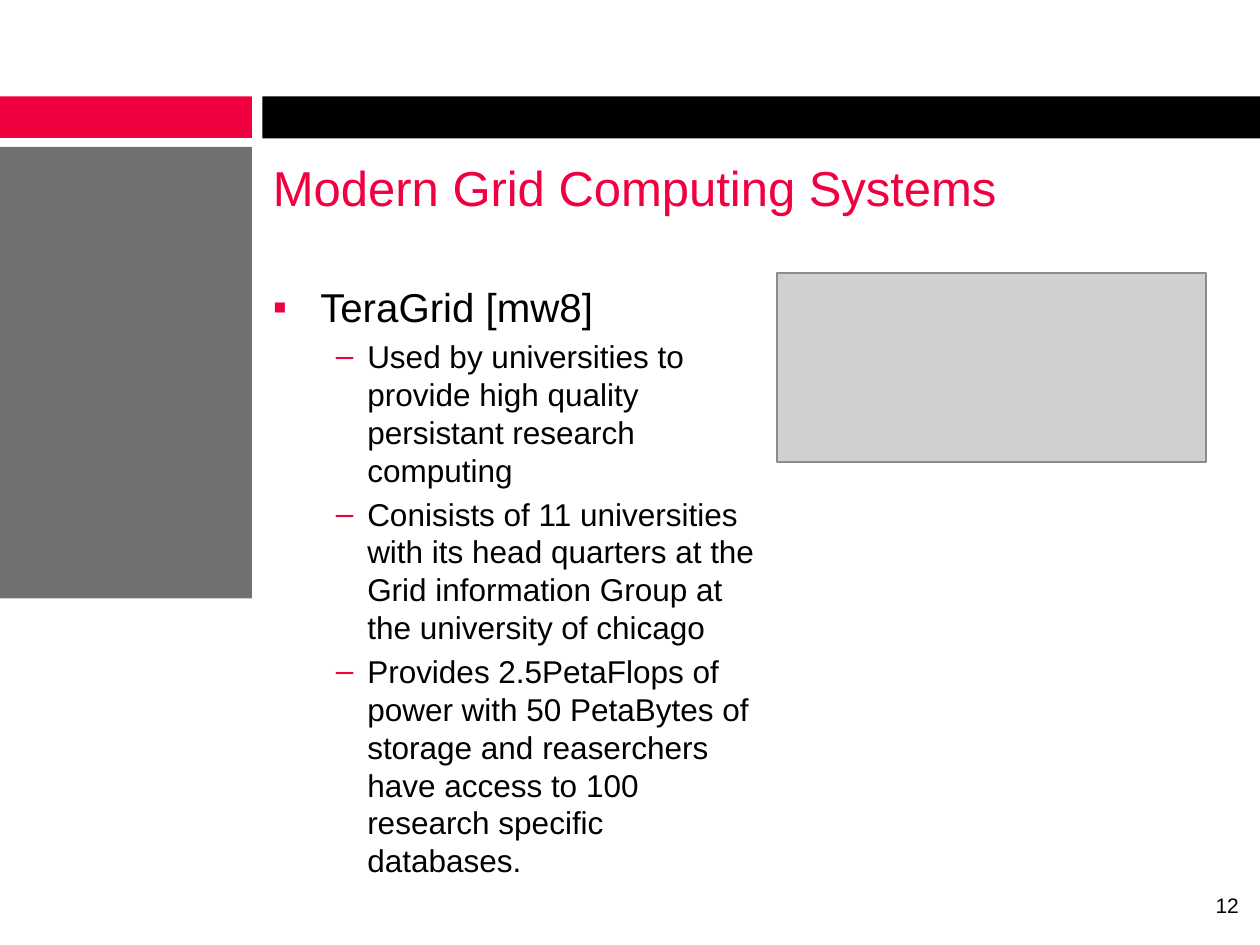
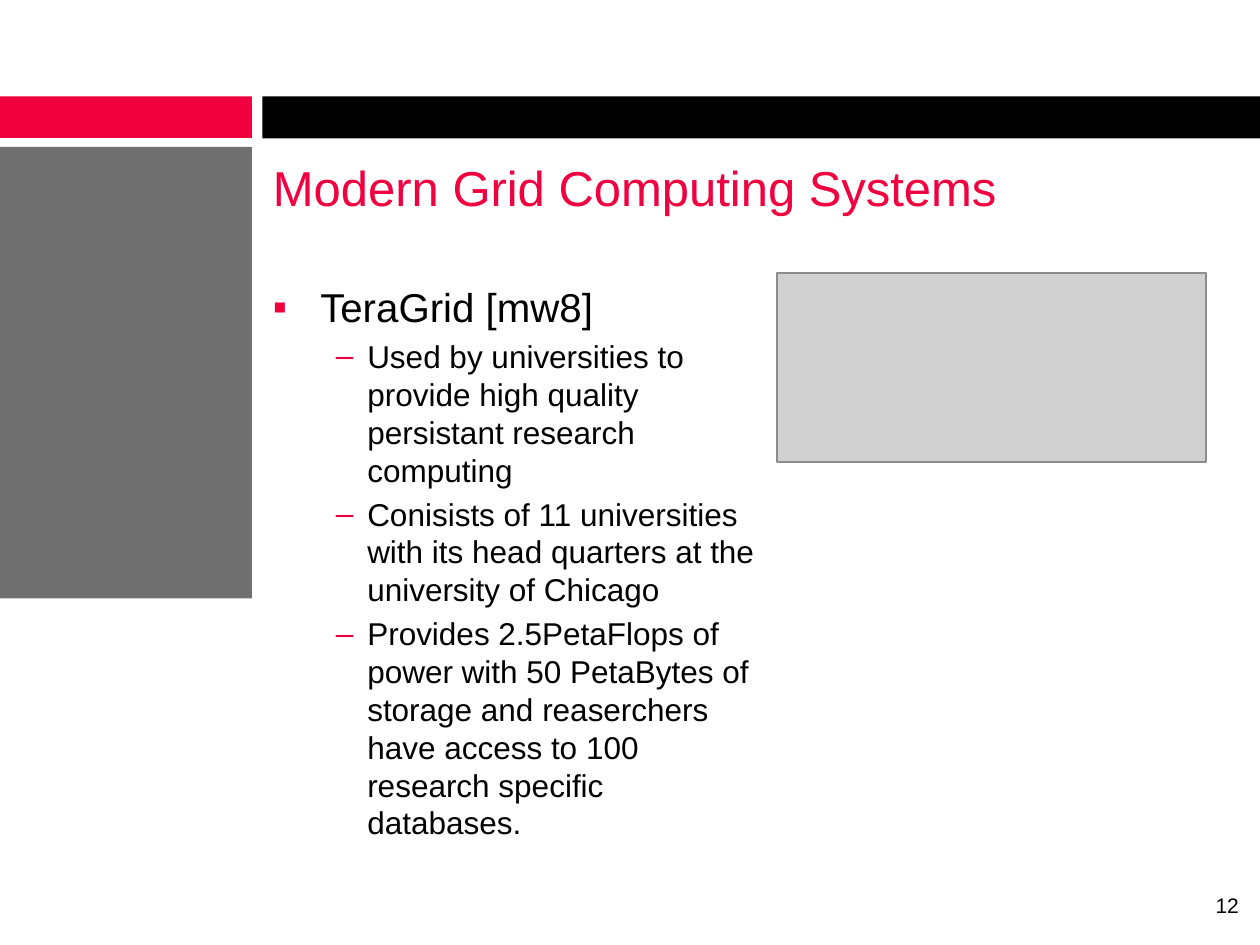
Before and after one commit to alexcraig/Sysc4806-Alarm-System, a slide deck: slide 12 of presentation_slides/Slides_MWright.pptx. Drawn at 1260x945 pixels with LibreOffice and Linux fonts; fonts in the diff are those of the drawing; grey boxes stand for pictures; background and template pictures are left out. Boxes give left, top, right and bottom in pixels: in the first picture for what was removed or moved away, otherwise in the second. Text is boxed around its words. In the diff, an @@ line names an element or a change of style, - is before the commit and + after.

```diff
--- a/presentation_slides/Slides_MWright.pptx
+++ b/presentation_slides/Slides_MWright.pptx
@@ text at bbox=[367, 503, 754, 607]: text changed @@
-  – Conisists of 11 universities with its head quarters at the Grid information Group at the university of chicago
+  – Conisists of 11 universities with its head quarters at the university of Chicago
```
Also in this commit, not shown: 1 other slide changed.
